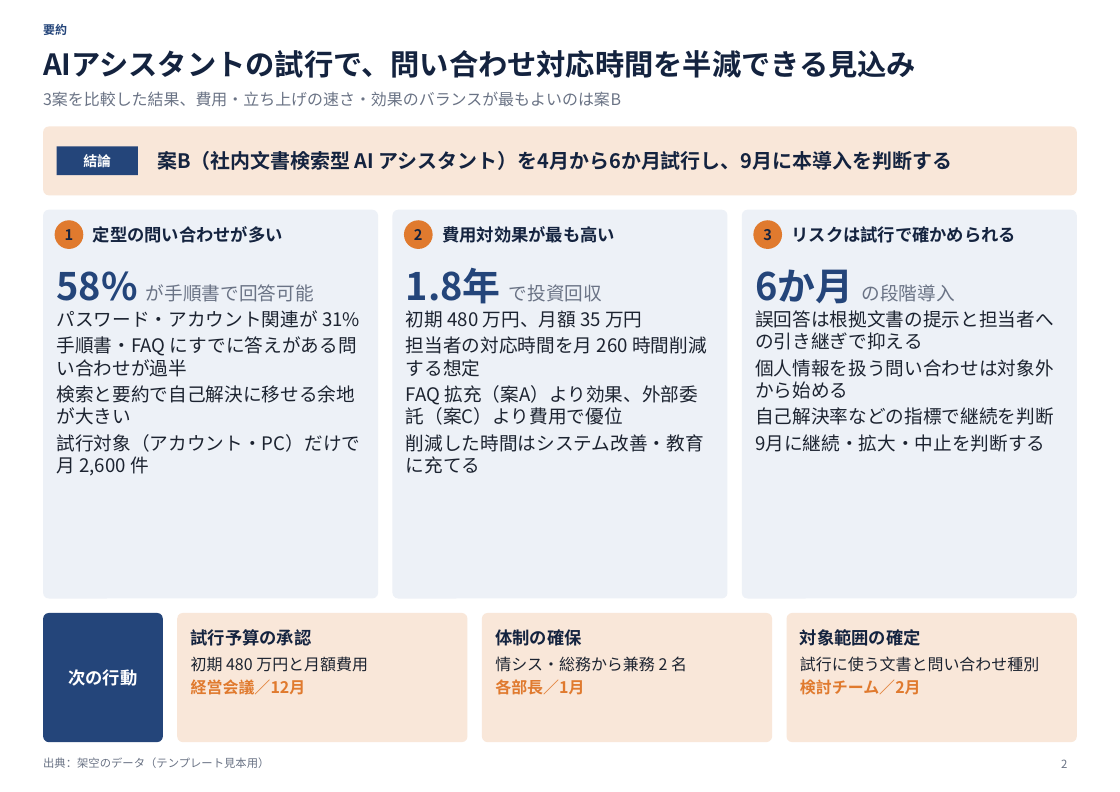
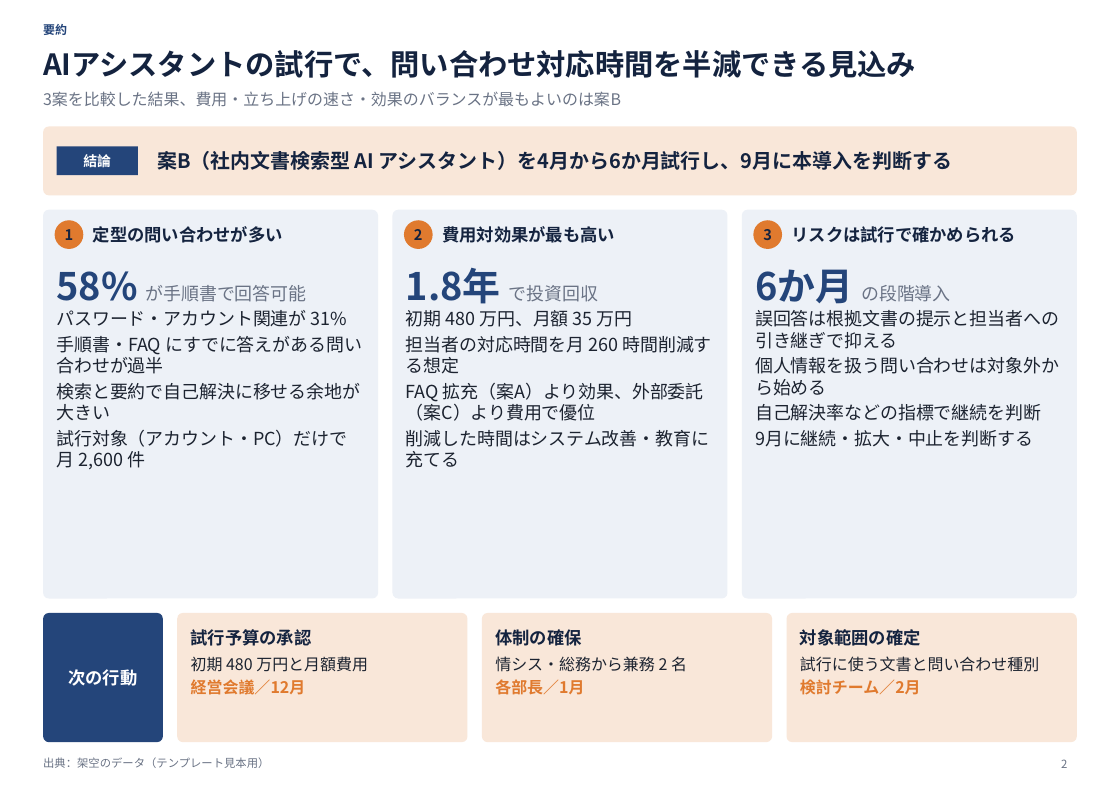
Before and after one commit to sibyl2501/claude_pptx_making, a slide deck: slide 2 of dist/business_report.pptx. Drawn at 1120x792 pixels with LibreOffice and Linux fonts; fonts in the diff are those of the drawing. Boxes give left, top, right and bottom in pixels: in the first picture for what was removed or moved away, otherwise in the second. Text is boxed around its words. In the diff, an @@ line names an element or a change of style, - is before the commit and + after.

```diff
--- a/dist/business_report.pptx
+++ b/dist/business_report.pptx
@@ text "58% が手順書で回答可能" at <box>57,271,307,302</box>: size 14 to 13.5 pt in "が手順書で回答可能" @@
@@ text "1.8年 で投資回収" at <box>406,268,598,304</box>: size 14 to 13.5 pt in "で投資回収" @@
@@ text "6か月 の段階導入" at <box>755,269,950,304</box>: size 14 to 13.5 pt in "の段階導入" @@
@@ size 14 to 13.5 pt in 3 elements at <box>57,310,362,469</box>, <box>406,310,712,468</box>, <box>755,310,1059,447</box> @@
```
Also in this commit, not shown: 2 other slides changed, 48 other files.
